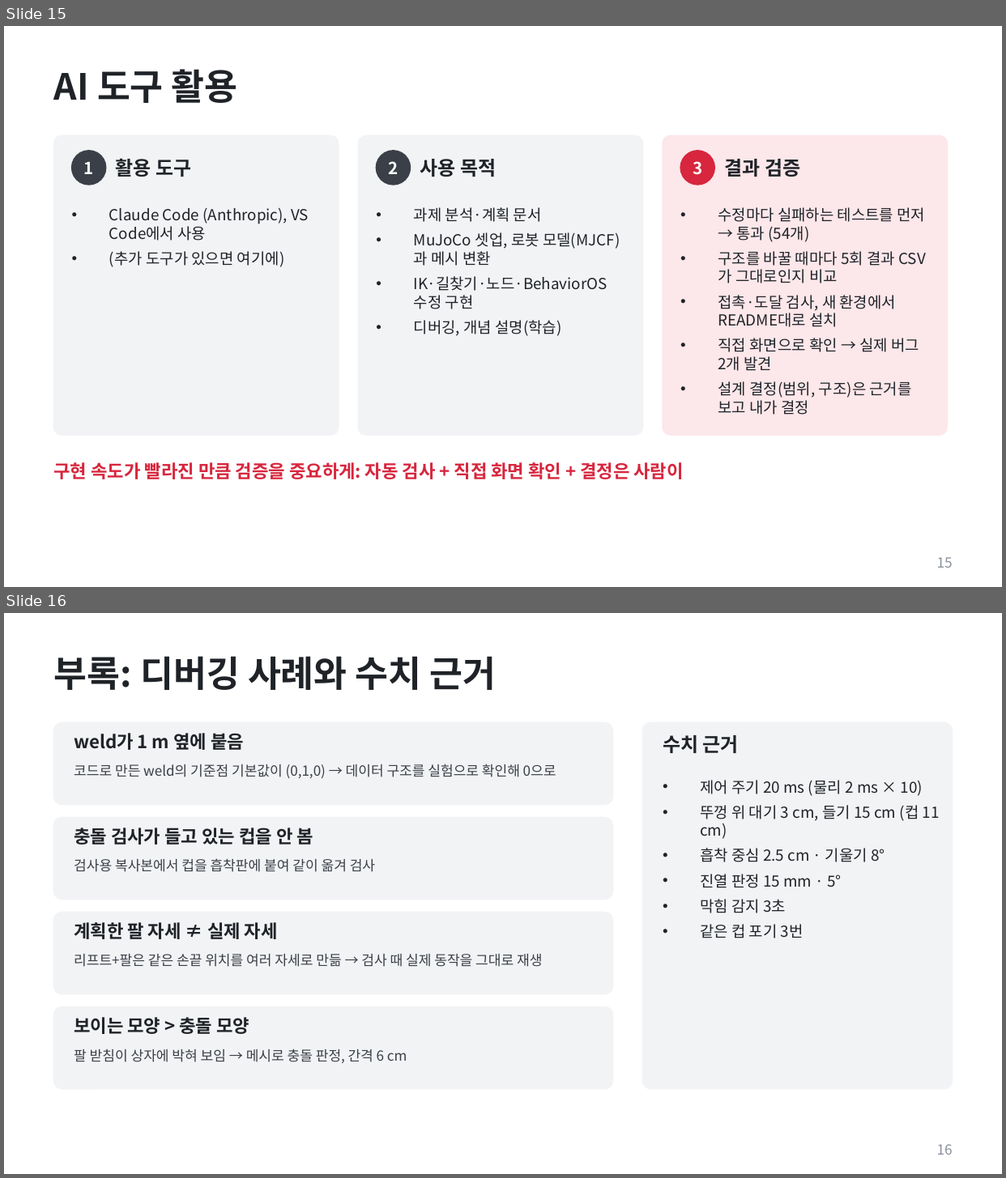
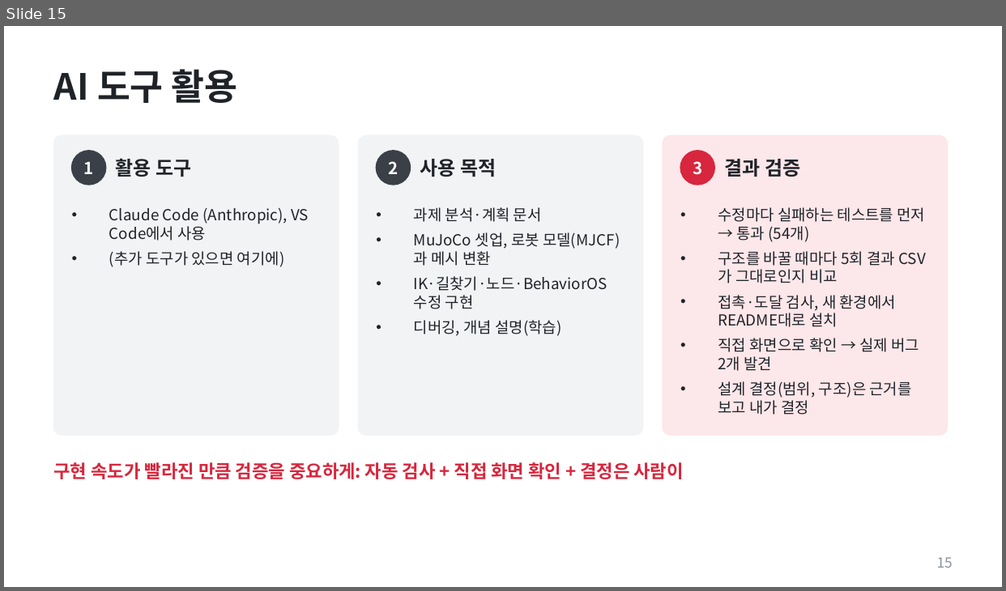
Before and after one commit to hayoung0Lee/cupramen, a slide deck: presentation/cupramen_deck.pptx. Shown one above the other, each under a label of ours: slides 15 and 16 before the commit, slide 15 after it. The pictures are 1006x1178 and 1006x591 pixels, drawn with LibreOffice and Linux fonts; fonts in the diff are those of the drawing. Boxes give left, top, right and bottom in pixels: in the first picture for what was removed or moved away, otherwise in the second. Text is boxed around its words. In the diff, an @@ line names an element or a change of style, - is before the commit and + after.

```diff
--- a/presentation/cupramen_deck.pptx
+++ b/presentation/cupramen_deck.pptx
@@ slide 16 removed at (4,613,1002,1174), background #FFFFFF @@
@@ title removed at (54,656,496,690) @@
-부록: 디버깅 사례와 수치 근거
@@ rounded rectangle removed at (54,723,613,805) @@
@@ text removed at (74,733,244,750) @@
-weld가 1 m 옆에 붙음
@@ rounded rectangle removed at (642,723,952,1089) @@
@@ text removed at (663,735,739,753) @@
-수치 근거
@@ text removed at (74,764,556,778) @@
-코드로 만든 weld의 기준점 기본값이 (0,1,0) → 데이터 구조를 실험으로 확인해 0으로
@@ text removed at (700,780,940,939) @@
-• 제어 주기 20 ms (물리 2 ms × 10)
-• 뚜껑 위 대기 3 cm, 들기 15 cm (컵 11 cm)
-• 흡착 중심 2.5 cm · 기울기 8°
-• 진열 판정 15 mm · 5°
-• 막힘 감지 3초
-• 같은 컵 포기 3번
@@ rounded rectangle removed at (54,818,613,900) @@
@@ text removed at (74,828,313,845) @@
-충돌 검사가 들고 있는 컵을 안 봄
@@ text removed at (74,858,375,872) @@
-검사용 복사본에서 컵을 흡착판에 붙여 같이 옮겨 검사
@@ rounded rectangle removed at (54,913,613,995) @@
@@ text removed at (74,922,278,939) @@
-계획한 팔 자세 ≠ 실제 자세
@@ text removed at (74,954,542,967) @@
-리프트+팔은 같은 손끝 위치를 여러 자세로 만듦 → 검사 때 실제 동작을 그대로 재생
@@ rounded rectangle removed at (54,1007,613,1089) @@
@@ text removed at (74,1017,249,1034) @@
-보이는 모양 > 충돌 모양
@@ text removed at (74,1050,407,1063) @@
-팔 받침이 상자에 박혀 보임 → 메시로 충돌 판정, 간격 6 cm
@@ page number removed at (937,1144,953,1155) @@
-16
```
Also in this commit, not shown: 1 other file.
